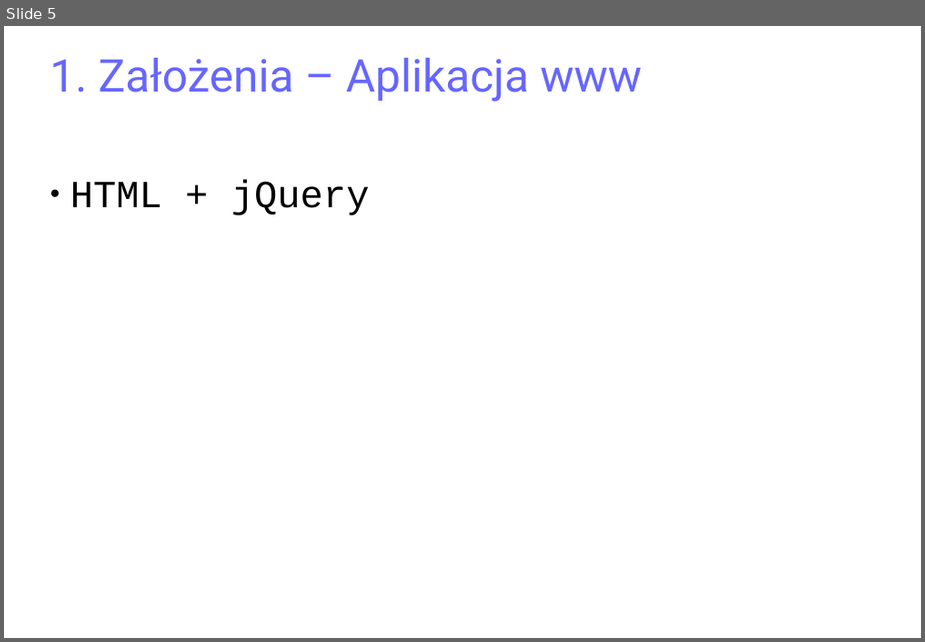
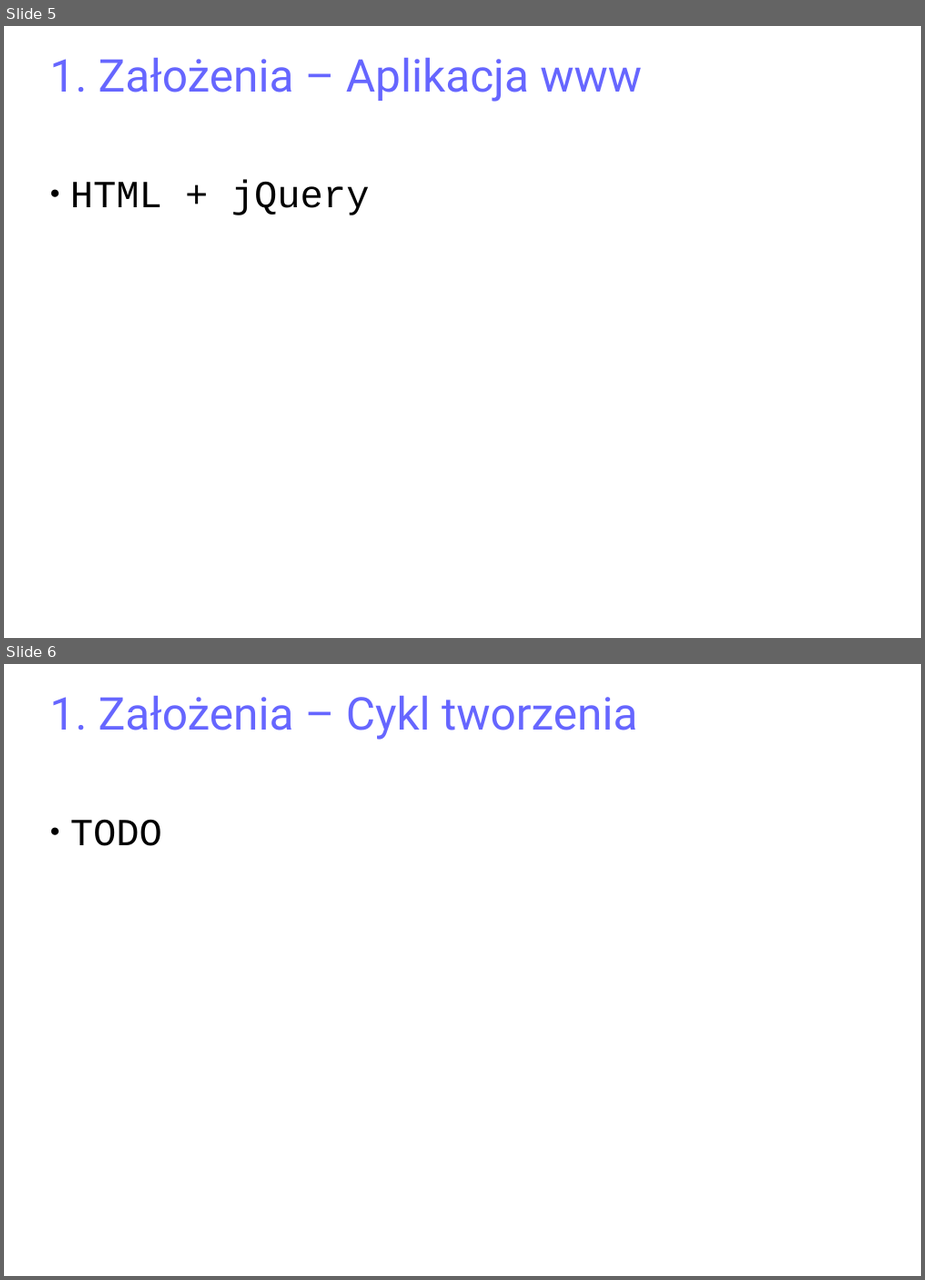
Before and after one commit to matulik/reinyzagam, a slide deck: Docs/presentation.odp. Shown one above the other, each under a label of ours: slide 5 before the commit, slides 5 and 6 after it. The pictures are 925x642 and 925x1280 pixels, drawn with LibreOffice and Linux fonts; fonts in the diff are those of the drawing. Boxes give left, top, right and bottom in pixels: in the first picture for what was removed or moved away, otherwise in the second. Text is boxed around its words. In the diff, an @@ line names an element or a change of style, - is before the commit and + after.

```diff
--- a/Docs/presentation.odp
+++ b/Docs/presentation.odp
@@ slide 6 added at (4, 664, 921, 1276), background #FFFFFF @@
@@ title added at (50, 696, 638, 740), 37.7 pt, text #6666FF @@
+1. Założenia – Cykl tworzenia
@@ subtitle added at (70, 819, 162, 846), 32 pt, text #000000 @@
+● TODO
```
Also in this commit, not shown: 5 slides changed, 5 other slides added, 2 slides removed, 3 other files.
